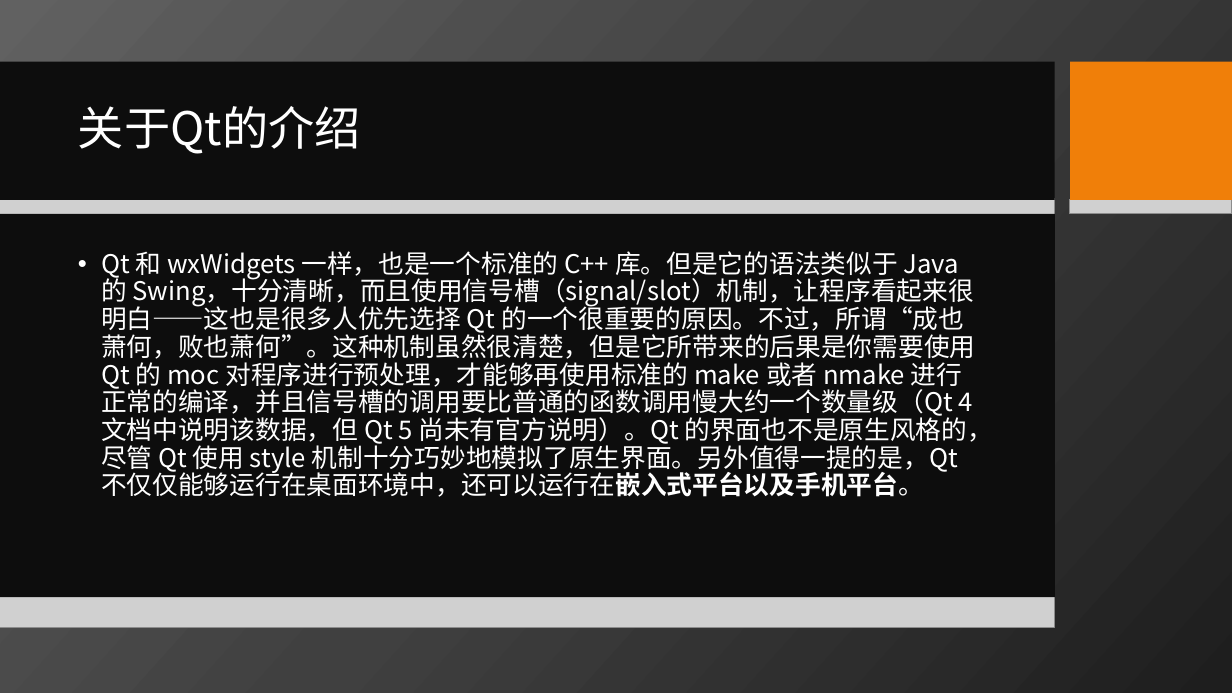
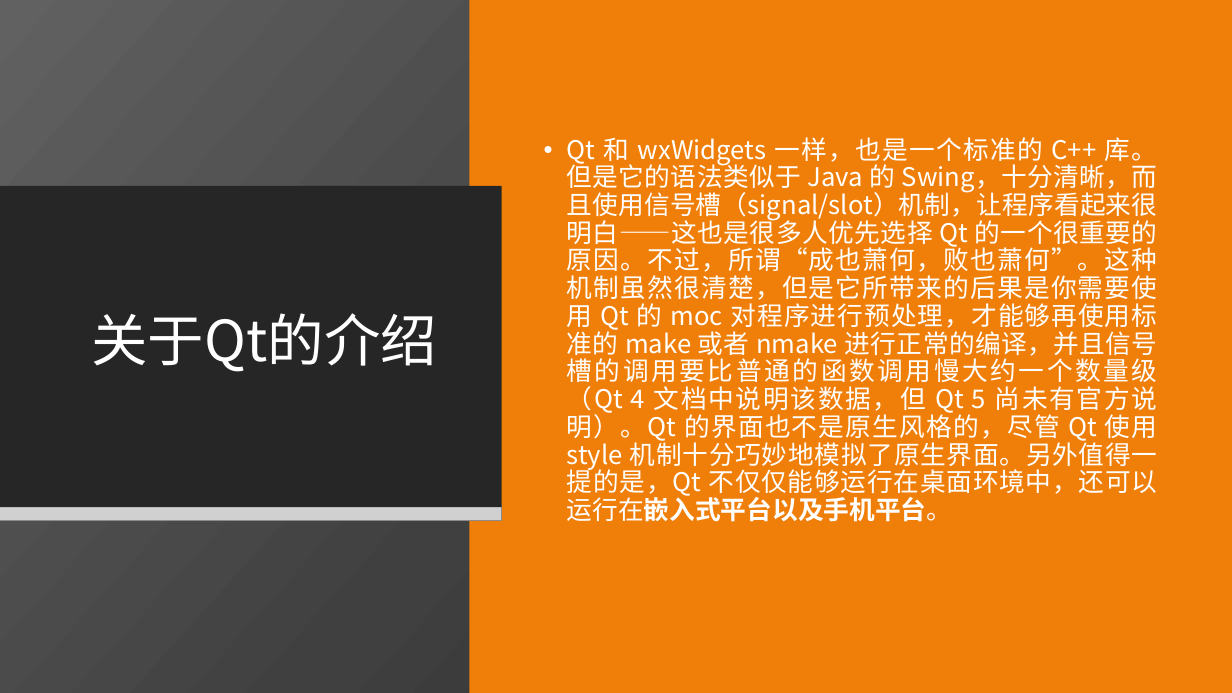
Before and after one commit to iamywang/Campus-Guide-System, a slide deck: slide 7 of Docs/校园导游系统演示.pptx (slide 6 before the commit). Drawn at 1232x693 pixels with LibreOffice and Linux fonts; fonts in the diff are those of the drawing; grey boxes stand for pictures; background and template pictures are left out. Boxes give left, top, right and bottom in pixels: in the first picture for what was removed or moved away, otherwise in the second. Text is boxed around its words. In the diff, an @@ line names an element or a change of style, - is before the commit and + after.

```diff
--- a/Docs/校园导游系统演示.pptx
+++ b/Docs/校园导游系统演示.pptx
@@ rectangle added at bbox=[470, 0, 1232, 693], fill #F07F09 @@
@@ rectangle removed at bbox=[0, 62, 1055, 201] @@
@@ rectangle added at bbox=[0, 62, 1055, 201], fill #262626 @@
@@ text "Qt 和 wxWidgets 一样，也是一个标准的 C++ ...": place and size @@
-text "Qt 和 wxWidgets 一样，也是一个标准的 C++ ..." at bbox=[101, 251, 994, 497]
+text "Qt 和 wxWidgets 一样，也是一个标准的 C++ ..." at bbox=[567, 137, 1158, 522]
@@ text "Qt 和 wxWidgets 一样，也是一个标准的 C++ ..." at bbox=[567, 137, 1158, 522]: alignment left to justified; vertical alignment top to middle @@
@@ rectangle removed at bbox=[1070, 62, 1232, 201] @@
@@ rectangle added at bbox=[1070, 62, 1232, 201], fill #F07F09 @@
@@ rectangle added at bbox=[0, 186, 502, 507], fill #262626 @@
@@ title "关于Qt的介绍": place and size @@
-title "关于Qt的介绍" at bbox=[78, 106, 361, 154]
+title "关于Qt的介绍" at bbox=[92, 313, 438, 372]
@@ title "关于Qt的介绍" at bbox=[92, 313, 438, 372]: size 36 to 44 pt; alignment left to right @@
@@ picture removed at bbox=[1070, 200, 1232, 214] @@
@@ rectangle removed at bbox=[0, 213, 1055, 597] @@
@@ picture: place and size @@
-picture at bbox=[0, 199, 1055, 231]
+picture at bbox=[0, 506, 502, 520]
@@ picture removed at bbox=[0, 595, 1055, 628] @@
```
Also in this commit, not shown: 8 other slides changed, 4 slides added, 7 other files.
